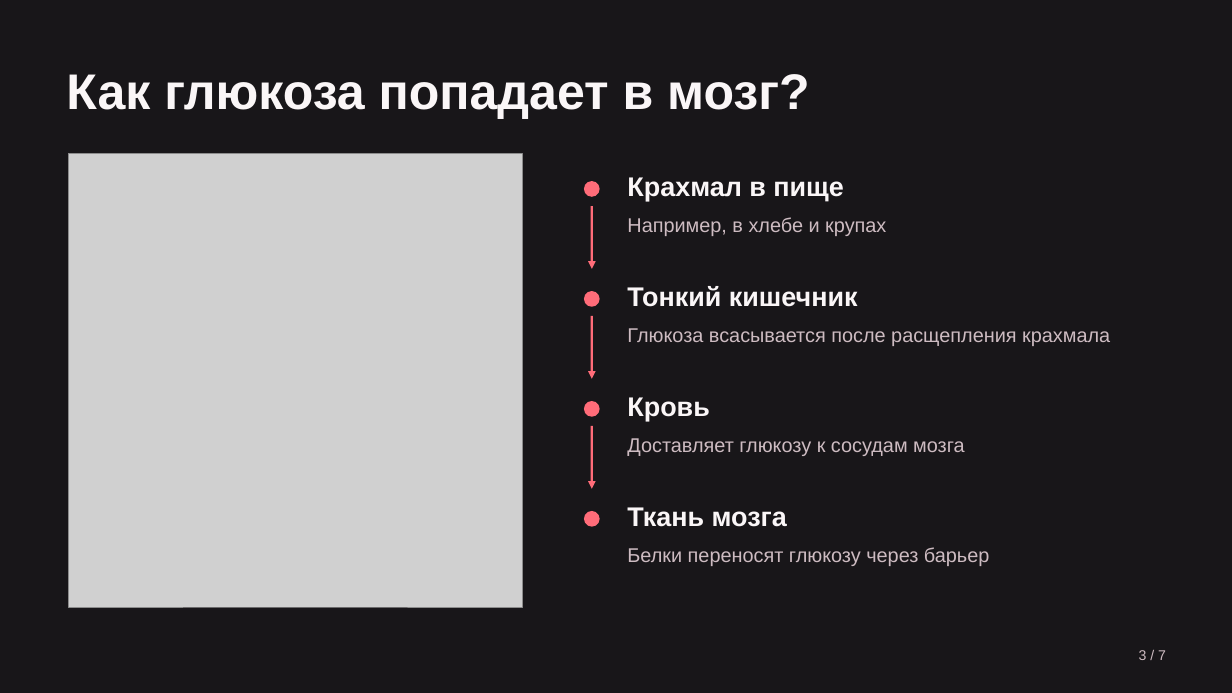
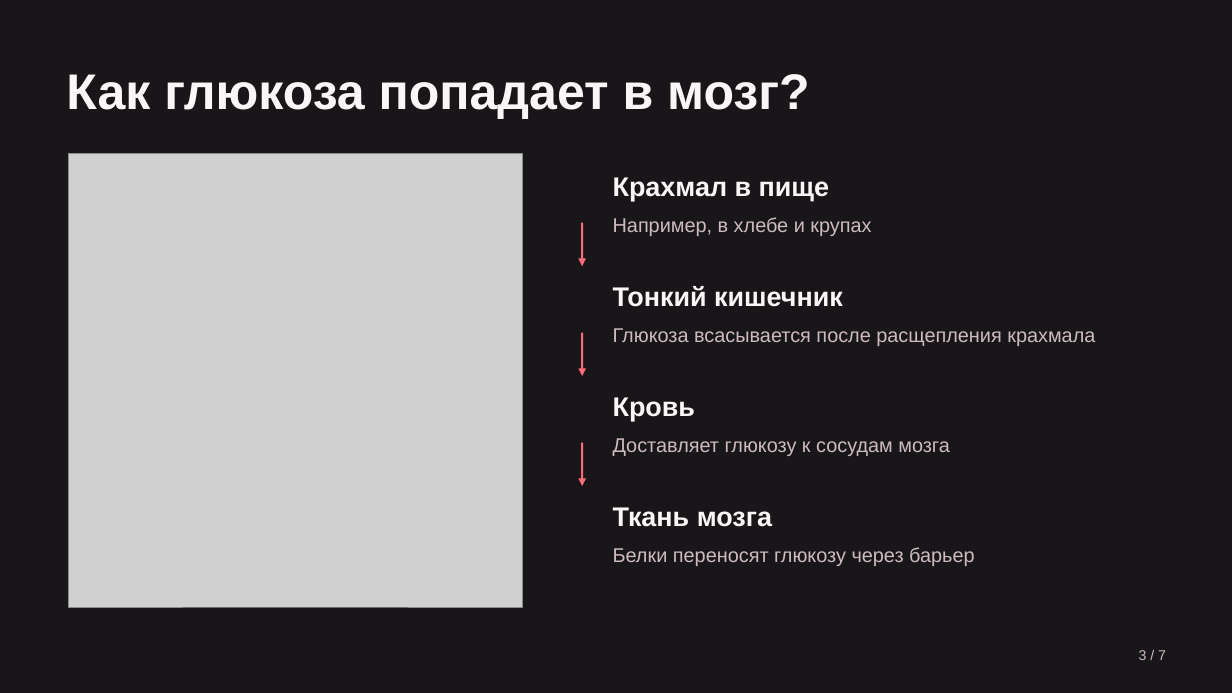
Before and after one commit to vetementaI/presentations, a slide deck: slide 3 of Углеводы и мозг.pptx. Drawn at 1232x693 pixels with LibreOffice and Linux fonts; fonts in the diff are those of the drawing; grey boxes stand for pictures. Boxes give left, top, right and bottom in pixels: in the first picture for what was removed or moved away, otherwise in the second. Text is boxed around its words. In the diff, an @@ line names an element or a change of style, - is before the commit and + after.

```diff
--- a/Углеводы и мозг.pptx
+++ b/Углеводы и мозг.pptx
@@ text "Крахмал в пище": place and size @@
-text "Крахмал в пище" at [627, 177, 844, 202]
+text "Крахмал в пище" at [613, 177, 830, 202]
@@ ellipse removed at [584, 181, 600, 197] @@
@@ text "Например, в хлебе и крупах": place and size @@
-text "Например, в хлебе и крупах" at [627, 217, 886, 236]
+text "Например, в хлебе и крупах" at [613, 217, 871, 236]
@@ arrow moved from (592, 206) - (592, 269) to (582, 223) - (582, 266) @@
@@ ellipse removed at [584, 291, 600, 307] @@
@@ text "Тонкий кишечник": place and size @@
-text "Тонкий кишечник" at [627, 286, 858, 307]
+text "Тонкий кишечник" at [613, 286, 843, 307]
@@ text "Глюкоза всасывается после расщепления крахмала": place and size @@
-text "Глюкоза всасывается после расщепления крахмала" at [627, 328, 1110, 346]
+text "Глюкоза всасывается после расщепления крахмала" at [613, 328, 1095, 346]
@@ arrow moved from (592, 316) - (592, 379) to (582, 333) - (582, 376) @@
@@ ellipse removed at [584, 401, 600, 417] @@
@@ text "Кровь": place and size @@
-text "Кровь" at [627, 397, 709, 421]
+text "Кровь" at [613, 397, 695, 421]
@@ arrow moved from (592, 426) - (592, 489) to (582, 443) - (582, 486) @@
@@ text "Доставляет глюкозу к сосудам мозга": place and size @@
-text "Доставляет глюкозу к сосудам мозга" at [627, 438, 964, 456]
+text "Доставляет глюкозу к сосудам мозга" at [613, 438, 949, 456]
@@ text "Ткань мозга": place and size @@
-text "Ткань мозга" at [627, 507, 787, 527]
+text "Ткань мозга" at [613, 507, 772, 527]
@@ ellipse removed at [584, 511, 600, 527] @@
@@ text "Белки переносят глюкозу через барьер": place and size @@
-text "Белки переносят глюкозу через барьер" at [627, 547, 989, 566]
+text "Белки переносят глюкозу через барьер" at [613, 547, 974, 566]
```
Also in this commit, not shown: 3 other slides changed.
